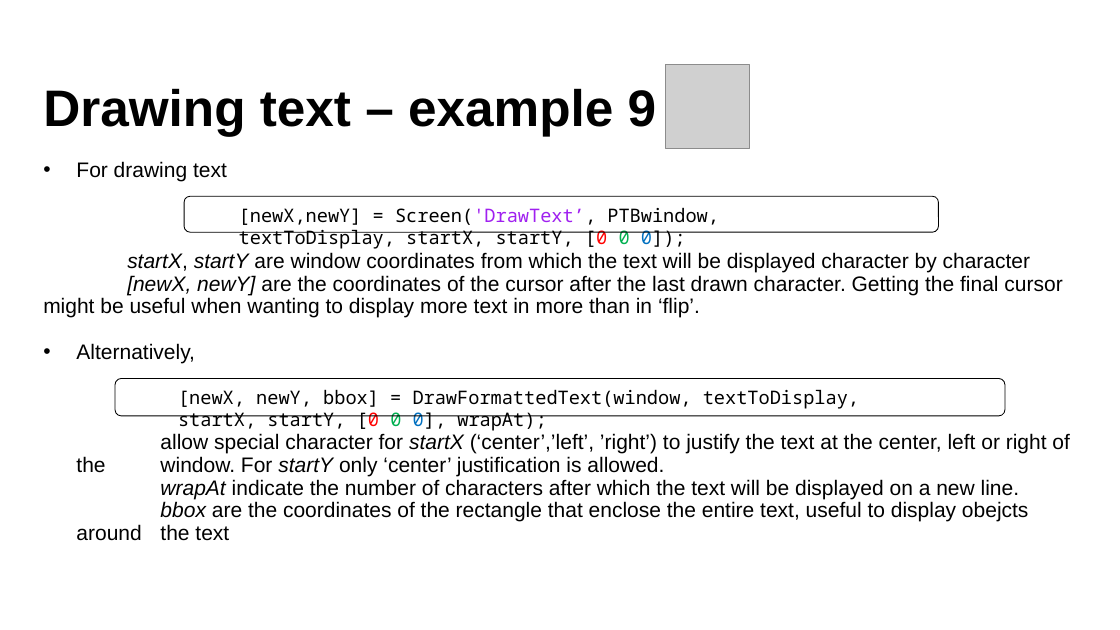
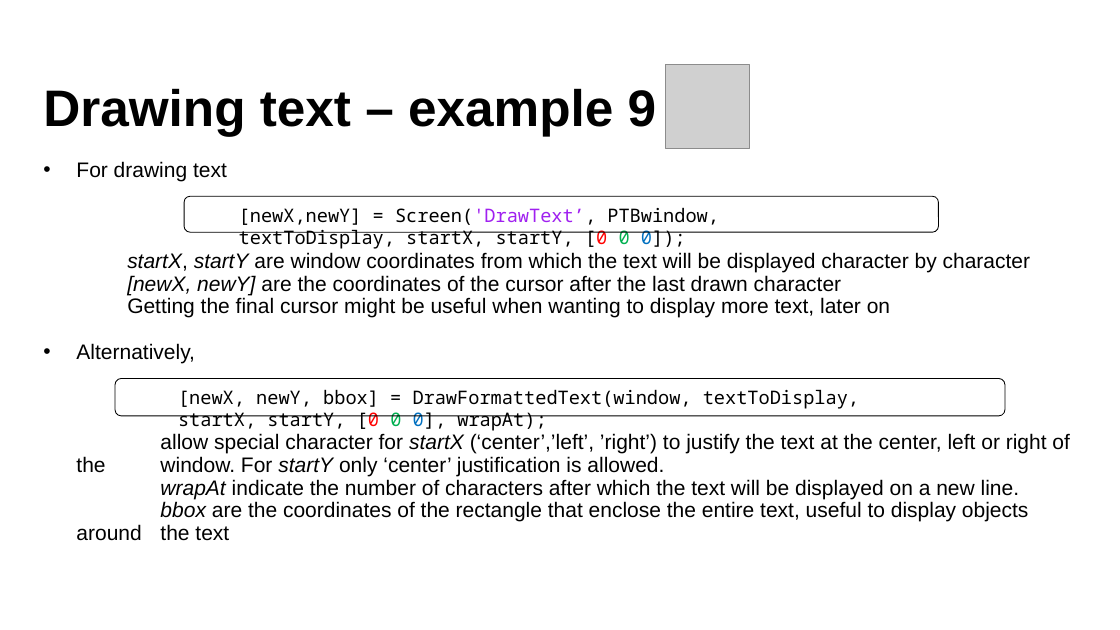
Before and after one commit to Lenakeiz/MatlabPTBExercise, a slide deck: slide 15 of PTB - A gentle introduction (lecture one).pptx. Drawn at 1120x630 pixels with LibreOffice and Linux fonts; fonts in the diff are those of the drawing; grey boxes stand for pictures; background and template pictures are left out. Boxes give left, top, right and bottom in pixels: in the first picture for what was removed or moved away, otherwise in the second. Text is boxed around its words. In the diff, an @@ line names an element or a change of style, - is before the commit and + after.

Commit message:
Fixed typos in the slides

```diff
--- a/PTB - A gentle introduction (lecture one).pptx
+++ b/PTB - A gentle introduction (lecture one).pptx
@@ text at [127,275,890,318]: text changed @@
-[newX, newY] are the coordinates of the cursor after the last drawn character. Getting the final cursor might be useful when wanting to display more text in more than in ‘flip’.
+[newX, newY] are the coordinates of the cursor after the last drawn character
+Getting the final cursor might be useful when wanting to display more text, later on
@@ text at [76,501,1029,541]: text changed @@
-  bbox are the coordinates of the rectangle that enclose the entire text, useful to display obejcts around the text
+  bbox are the coordinates of the rectangle that enclose the entire text, useful to display objects around the text
```
Also in this commit, not shown: 14 other slides changed.
